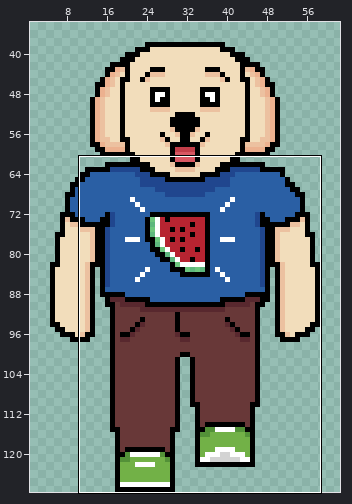
Edited in one commit: pixel-art file (Assets/Sprites/Patients/Patient2_healed.aseprite). The first picture is a wide view before the edit; the outline marks the close-up.
Close-up. Before the edit:
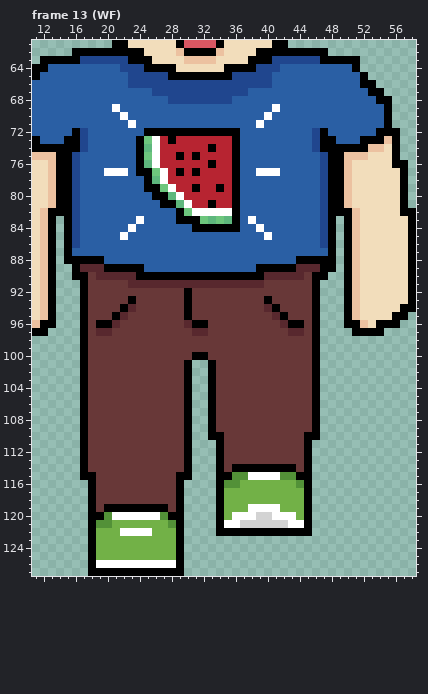
64x128 pixels, 14 frames. Shown: frame 13 (WF): x 11..58, y 61..127. The wide view leaves out empty margins. The commit also changed other frames or places, which this record leaves out.
The result:
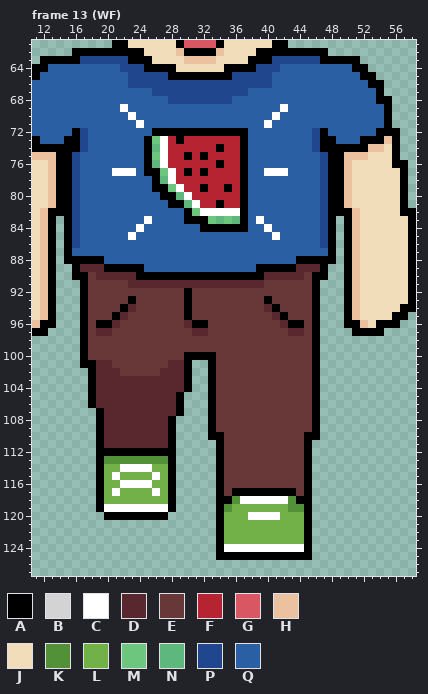
Palette (. is transparent): A #000000  B #d3d3d3  C #ffffff  D #58282e  E #683838  F #b72431  G #d95763  H #ecc1a0  J #f2ddbb  K #539138  L #72b147  M #6dc67d  N #5eb77d  P #20468e  Q #2a5fa4
Log entry: :lipstick: Finished third patient, began second patient animation
What changed:
Changed rows in their new state; - is an unchanged pixel.
Frame 13 (WF), layer "Layer 1":
first column x 20:
 64 --------------------------------A--
 65 ---------------------------------A-
 66 --------------------------------Q-A
 67 ---------------------------------Q-
 69 -QC------------------QC------------
 70 --QC----------------QC-------------
 71 ---QC--------------QC--------------
 72 -----Q-----------A-----------------
 73 ----QAMCFA------FA-----------------
 74 ----QANC-----FA-FA-----------------
 75 ----QAMC-FAFA---FA-----------------
 76 ----QANC-----FA-FA-----------------
 77 Q--CQ-AMCFAFA---FA-Q--C------------
 78 -----QANC-------FA-----------------
 79 -----Q-AMC-FA-FAFA-----------------
 80 ------Q-ANC-----FA-----------------
 81 -------Q-ANC-FA-FA-----------------
 82 ---------QAM----CA-----------------
 83 ----QC---Q--AMNMNAQC---------------
 84 ---QC------Q-----A-QC--------------
 85 --QC----------------QC-------------
first column x 48:
 89 .
first column x 17:
100 -------------A--A------------
101 -ADD-------DD----------------
102 .ADDD-----DDD----------------
103 .ADDDDDDDDDDD----------------
104 .ADDDDDDDDDDD----------------
105 .ADDDDDDDDDDA.---------------
106 .ADDDDDDDDDDA.---------------
107 ..ADDDDDDDDDA.---------------
108 ..ADDDDDDDDA..---------------
109 ..ADDDDDDDDA..---------------
110 ..ADDDDDDDDA..---------------
111 ..ADDDDDDDDA..---------------
112 ..AAAAAAAAAA..---------------
113 ..AKKKKKKKKA..---------------
114 ..ALLCCCCLLA..-----EEEEEEEE--
115 ..ALCLLLLCLA..----EEEEEEEEEE-
116 -.ALLCCCCLLA.-----EEEEEEEEEE-
117 -.ALCLLLLCLA.-----EAAAAAAAAE-
118 -.ALLLLLLLLA.-----AKCCCCCCKA-
119 -.ACCCCCCCCA.-----K--LLLL-KK-
120 -..AAAAAAAA..------LL-CC-LL--
121 -............-----LLLLLLLLLL-
122 -............-----LLLLLLLLLL-
123 -............----ALLLLLLLLLLA
124 -............----ACCCCCCCCCCA
125 -............----AAAAAAAAAAAA
126 -............----------------
127 -............----------------
Changed places in both close-ups, as pixel boxes (x1, y1, x2, y2):
changed: (360, 64, 384, 96)
changed: (104, 104, 288, 240)
erased: (328, 264, 336, 272)
changed: (80, 352, 312, 576)
